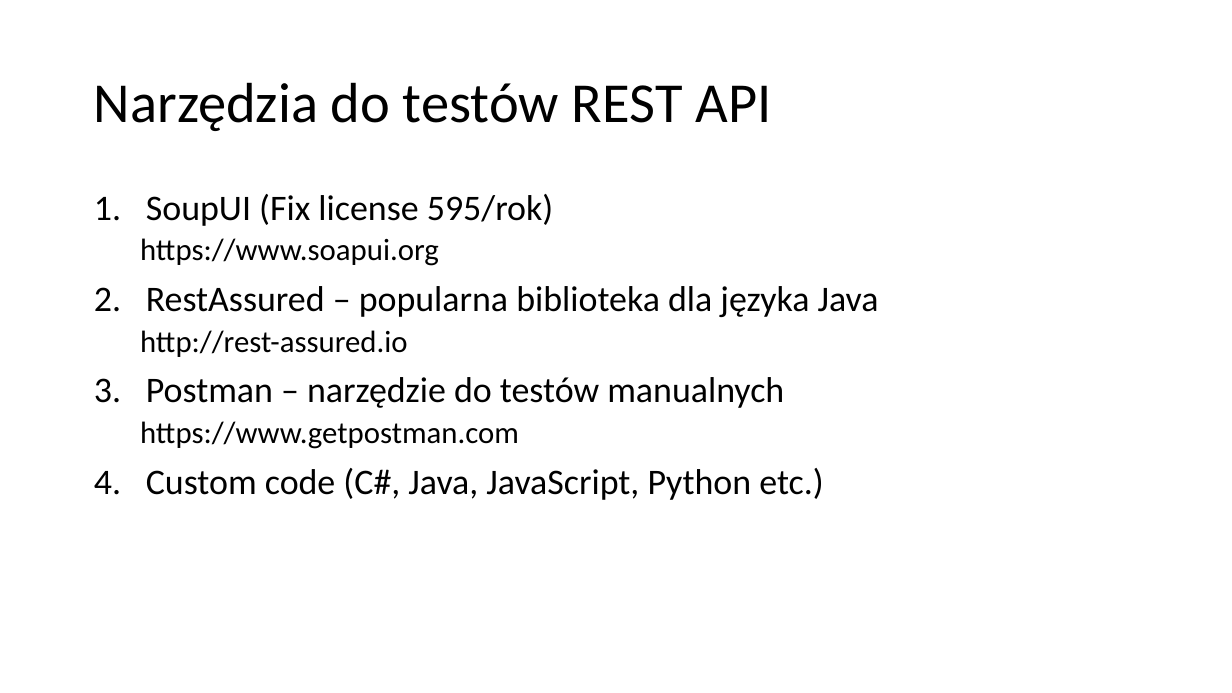
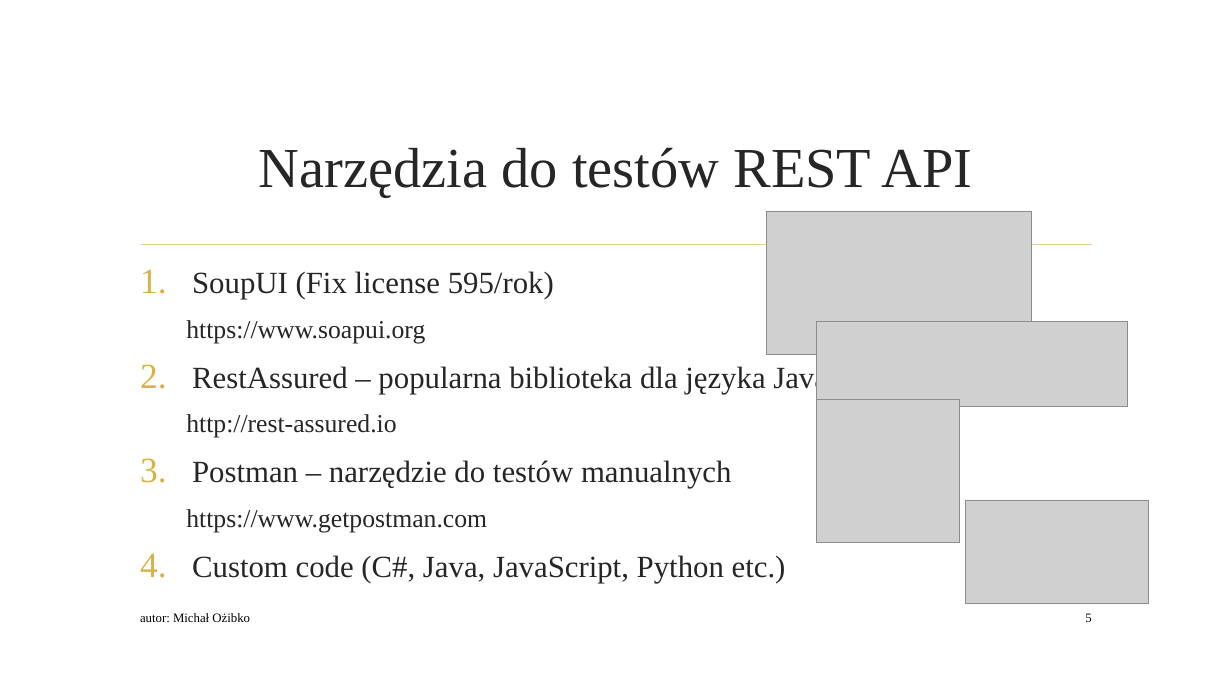
Before and after one commit to qadevpl/repo, a slide deck: slide 5 of JSRestApi/WarsztatQA.pptx. Drawn at 1232x693 pixels with LibreOffice and Linux fonts; fonts in the diff are those of the drawing; grey boxes stand for pictures; background and template pictures are left out. Boxes give left, top, right and bottom in pixels: in the first picture for what was removed or moved away, otherwise in the second. Text is boxed around its words. In the diff, an @@ line names an element or a change of style, - is before the commit and + after.

```diff
--- a/JSRestApi/WarsztatQA.pptx
+++ b/JSRestApi/WarsztatQA.pptx
@@ title "Narzędzia do testów REST API": place and size @@
-title "Narzędzia do testów REST API" at <box>94,82,771,131</box>
+title "Narzędzia do testów REST API" at <box>259,147,972,198</box>
@@ title "Narzędzia do testów REST API" at <box>259,147,972,198</box>: font Calibri to Times New Roman, text colour #000000 to #262626; alignment left to centre; line spacing 0.9 to 1 @@
@@ picture added at <box>767,212,1031,355</box> @@
@@ text "SoupUI (Fix license 595/rok)": place and size @@
-text "SoupUI (Fix license 595/rok)" at <box>140,194,879,500</box>
+text "SoupUI (Fix license 595/rok)" at <box>186,271,828,583</box>
@@ text "SoupUI (Fix license 595/rok)" at <box>186,271,828,583</box>: size 28 to 24 pt in "SoupUI (Fix license 595/rok)", "RestAssured – popularna biblioteka dla języka Java", "Postman – narzędzie do testów manualnych", "Custom code (C#, Java, JavaScript, Python etc.)"; font Calibri to Times New Roman, text colour #000000 to #262626; size 24 to 20 pt in "https://www.soapui.org", "http://rest-assured.io", "https://www.getpostman.com"; line spacing 0.9 to 1; more space between paragraphs @@
@@ line added from (141, 245) to (1092, 245), #E8D191 1.25 pt @@
@@ picture added at <box>817,322,1128,408</box> @@
@@ picture added at <box>817,399,960,543</box> @@
@@ picture added at <box>966,500,1149,603</box> @@
@@ text added at <box>140,613,250,622</box>, 10 pt, text #000000 @@
+autor: Michał Ożibko
@@ page number added at <box>1085,613,1091,622</box>, 10 pt, text #000000 @@
+5
```
Also in this commit, not shown: 15 other slides changed, 1 slide added, 1 slide removed.
